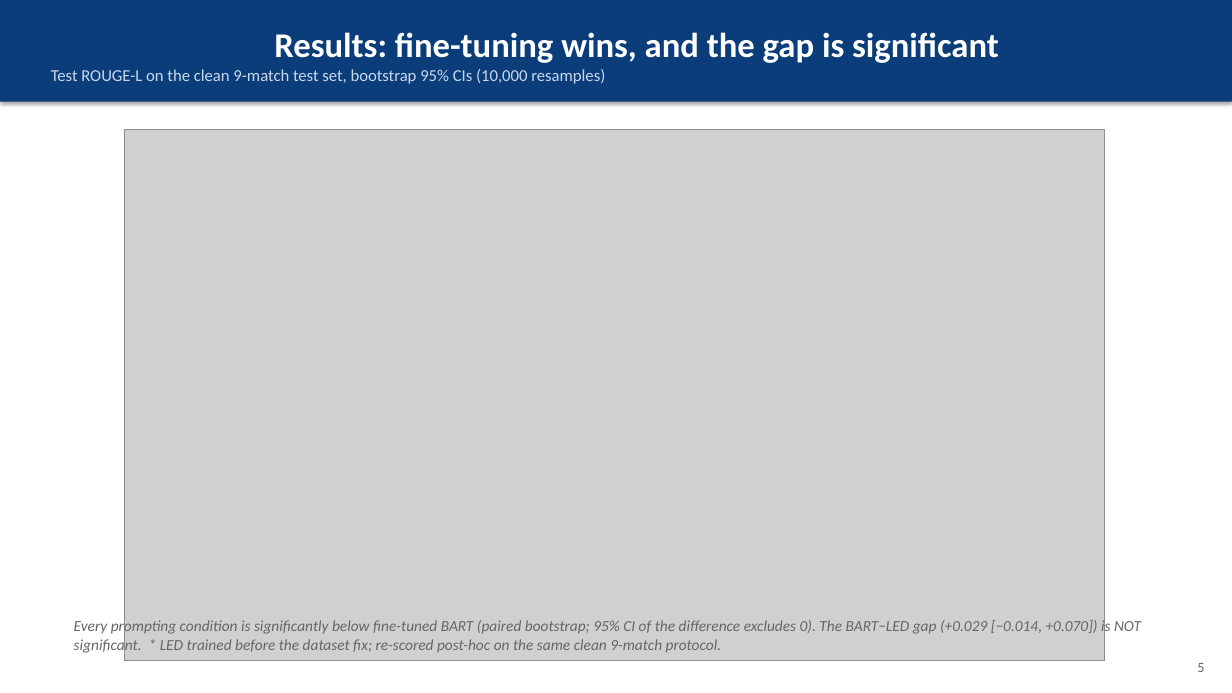
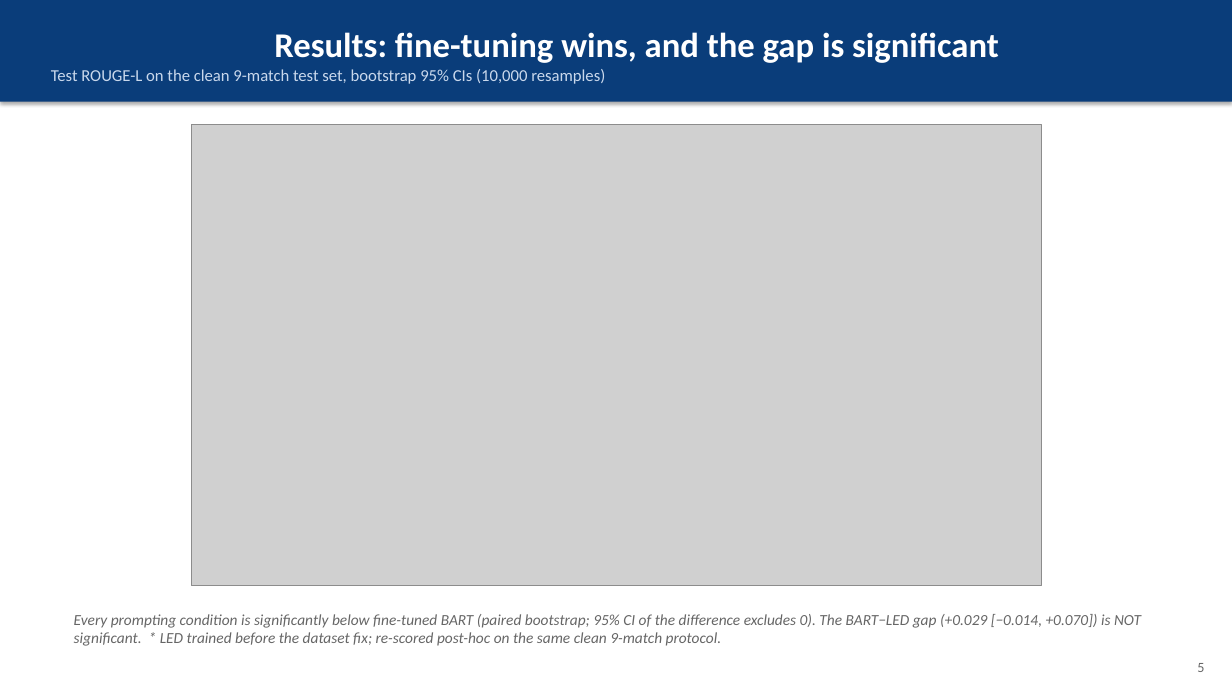
Before and after one commit to christiandalfarra/ANLP_Project, a slide deck: slide 5 of report/slides/ANLP_slides.pptx. Drawn at 1232x693 pixels with LibreOffice and Linux fonts; fonts in the diff are those of the drawing; grey boxes stand for pictures. Boxes give left, top, right and bottom in pixels: in the first picture for what was removed or moved away, otherwise in the second. Text is boxed around its words. In the diff, an @@ line names an element or a change of style, - is before the commit and + after.

```diff
--- a/report/slides/ANLP_slides.pptx
+++ b/report/slides/ANLP_slides.pptx
@@ picture: place and size @@
-picture at [125,129,1104,661]
+picture at [191,125,1042,586]
@@ text "Every prompting condition is significantly ..." rewrapped from [74,618,1141,654] to [74,614,1141,646] @@
```
Also in this commit, not shown: 2 other slides changed, 2 other files.
